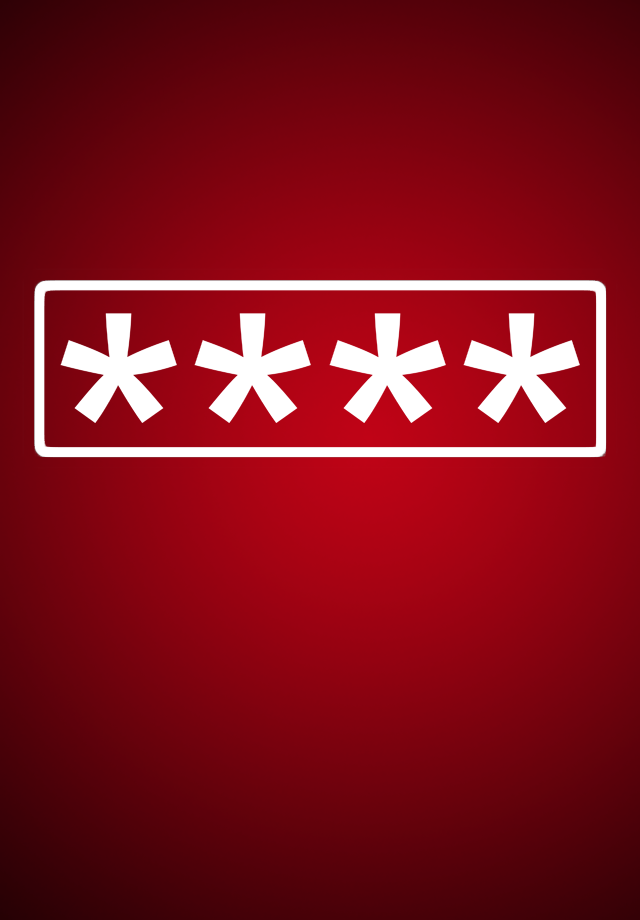
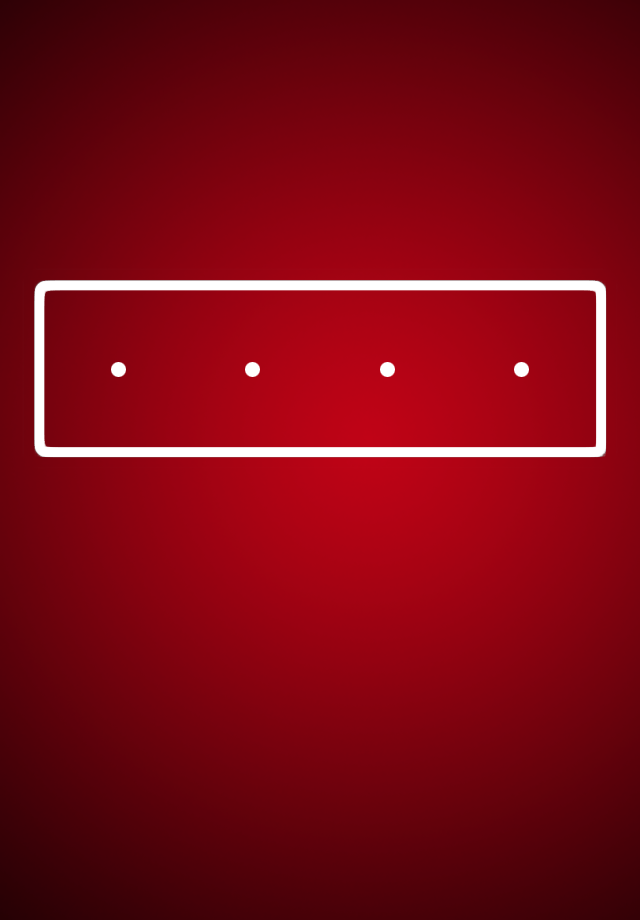
Layered file, before and after one edit (640x920). Changes by layer:
hid "stars" over [60, 313, 580, 423]
added layer "dots" above "frame" over [111, 362, 529, 377]
